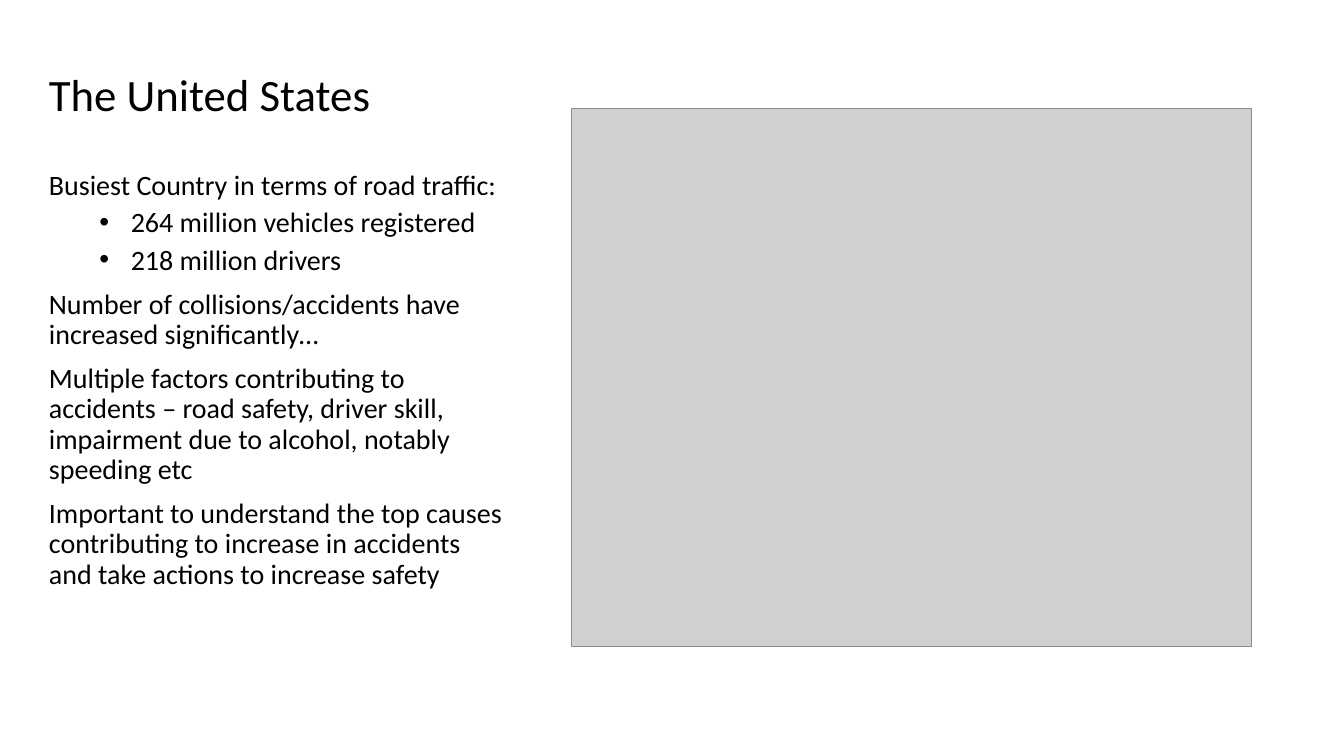
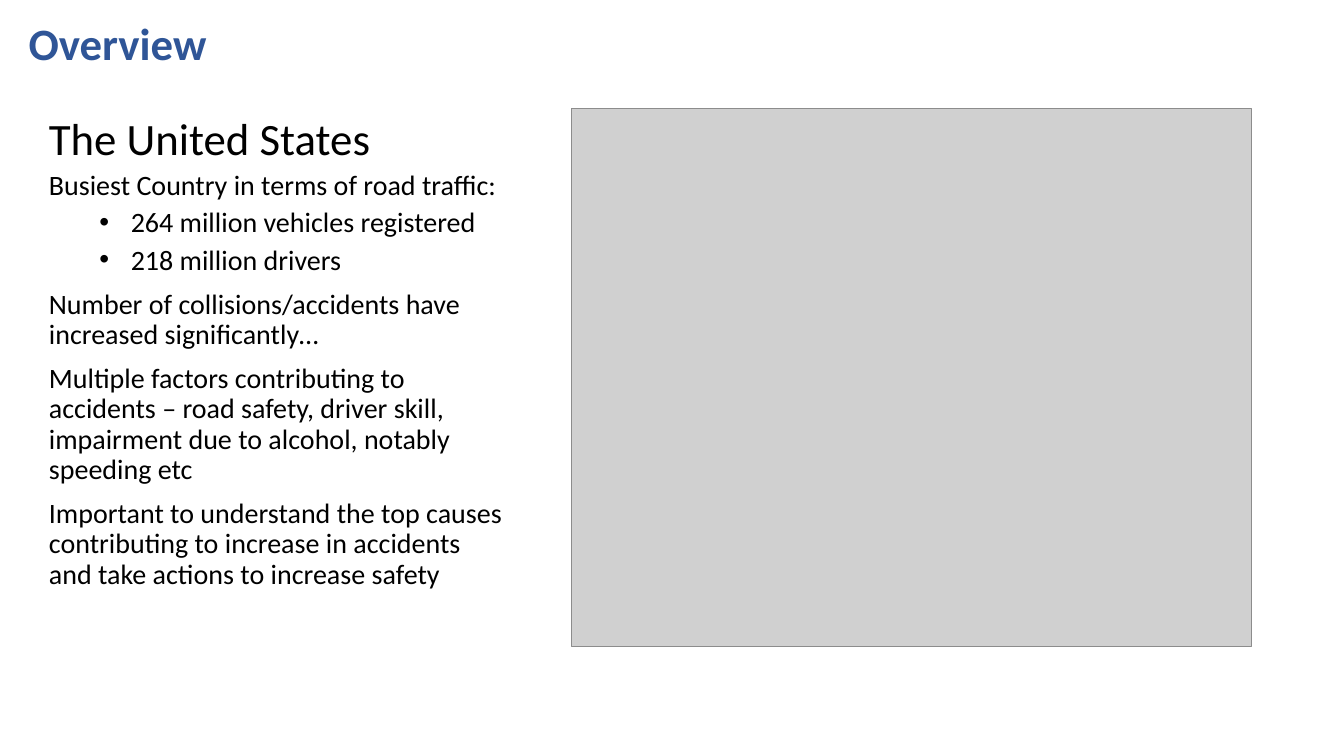
Before and after one commit to Niharika17S/Rutgers-project1, a slide deck: slide 2 of Analysis of Motor Vehicle Crashes.pptx (slide 3 before the commit). Drawn at 1344x756 pixels with LibreOffice and Linux fonts; fonts in the diff are those of the drawing; grey boxes stand for pictures. Boxes give left, top, right and bottom in pixels: in the first picture for what was removed or moved away, otherwise in the second. Text is boxed around its words. In the diff, an @@ line names an element or a change of style, - is before the commit and + after.

```diff
--- a/Analysis of Motor Vehicle Crashes.pptx
+++ b/Analysis of Motor Vehicle Crashes.pptx
@@ text added at [29, 28, 207, 61], 32 pt, text #2F5597, bold @@
+Overview
@@ title "The United States": place and size @@
-title "The United States" at [49, 80, 370, 112]
+title "The United States" at [49, 124, 370, 156]
```
Also in this commit, not shown: 3 other slides changed, 2 slides added, 2 slides removed, 3 other files.
